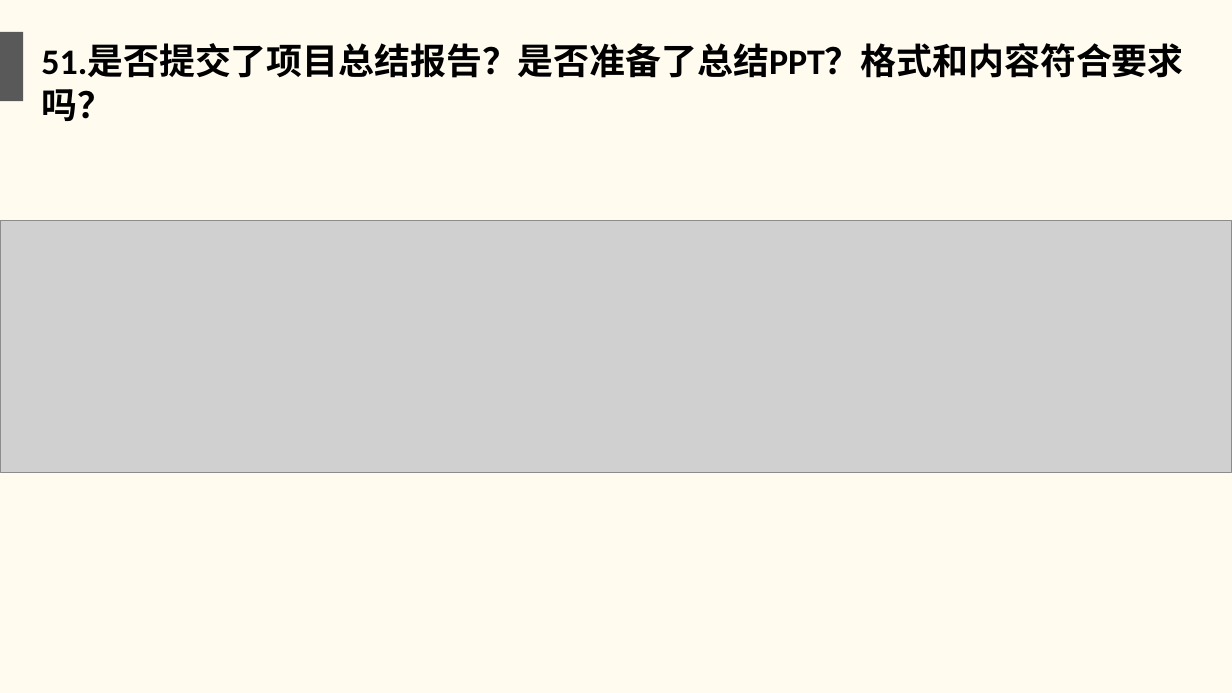
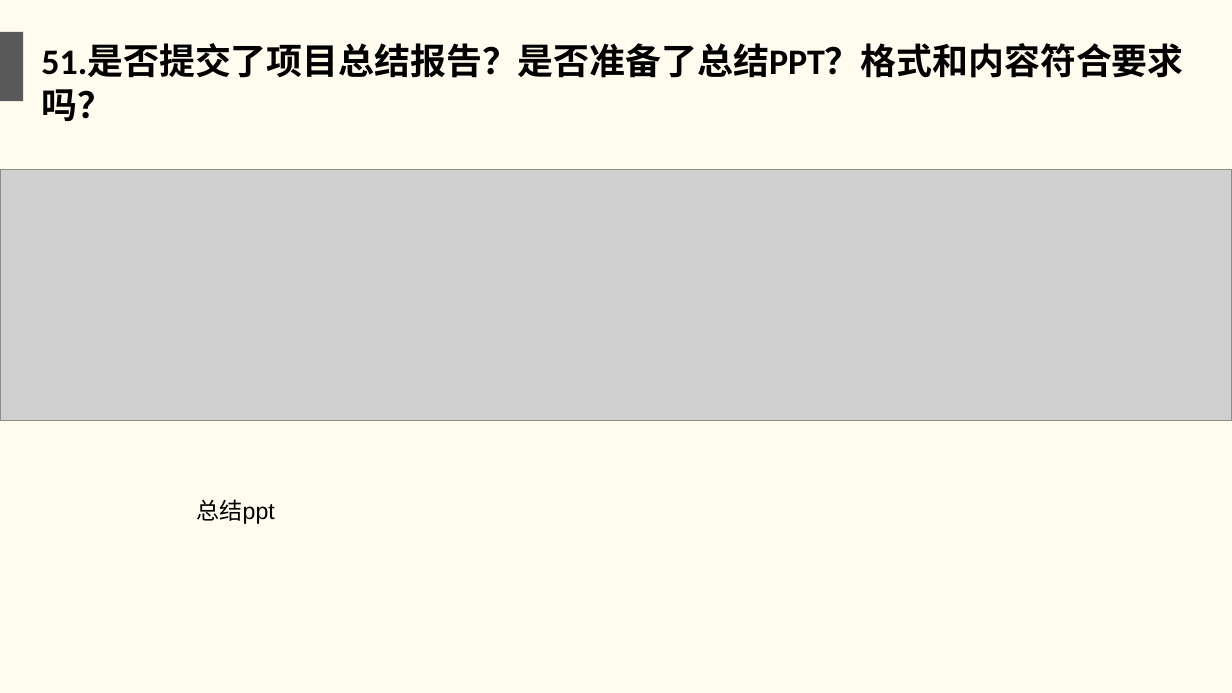
Before and after one commit to twn422/PRD2017, a slide deck: slide 53 of PRD-2017-G24/STW/受控文件/分析设计/项目收尾评审.ppt. Drawn at 1232x693 pixels with LibreOffice and Linux fonts; fonts in the diff are those of the drawing; grey boxes stand for pictures. Boxes give left, top, right and bottom in pixels: in the first picture for what was removed or moved away, otherwise in the second. Text is boxed around its words. In the diff, an @@ line names an element or a change of style, - is before the commit and + after.

```diff
--- a/PRD-2017-G24/STW/受控文件/分析设计/项目收尾评审.ppt
+++ b/PRD-2017-G24/STW/受控文件/分析设计/项目收尾评审.ppt
@@ picture: place and size @@
-picture at <box>0,221,1231,472</box>
+picture at <box>0,169,1231,420</box>
@@ text added at <box>196,499,274,524</box>, 18 pt, text #000000 @@
+总结ppt
```
Also in this commit, not shown: 3 other slides changed, 1 other file.
